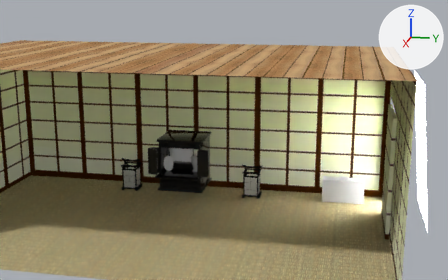
Two versions of the Blender file development/scenes/c02_v03.blend, one commit apart.
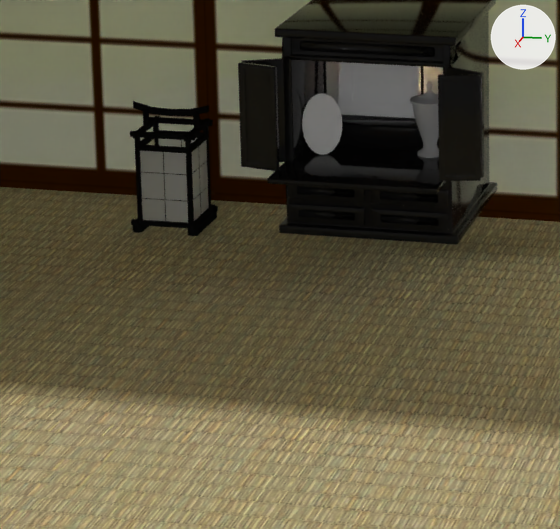
Each version is shown whole from a 50 mm lens placed at (7.63, 3.01, 4.02), pointed at (-3.71, 0.74, 1.18), then close up on the part from 20% to 51% of the width and 47% to 94% of the height. Every picture has the same lights, and +X, +Y and +Z are marked at upper right.

Names of what the first close-up shows: 'Cube_proxy', 'Japanese_Lamp_proxy.001', 'Urn03_proxy', 'altar_estrutura_proxy', 'altar_gavetas_proxy', 'altar_portas_proxy', 'quadro.001_proxy', 'quadro.002_proxy'.
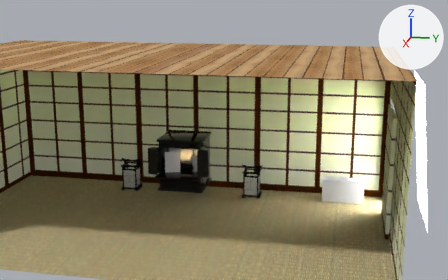
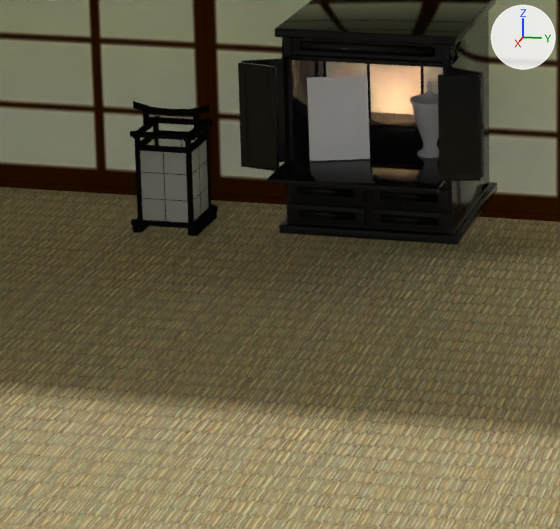
Diff of the bpy script that builds the scene:
```diff
--- a/development/scenes/c02_v03.blend.py
+++ b/development/scenes/c02_v03.blend.py
@@ me_cube_002 @@
 # used by ob_quadro_002_proxy; location = (-3.658, -0.074, 0.832); rotation_euler = (0.00054, -0.227, 0.0), in degrees (0, -13, 0); scale = (0.0106, 0.195, 0.107)
-me_cube_002.from_pydata(...)  # 24 vertices, 22 faces; spans x -1.0..1.0, y -1.0..1.0, z -0.97..1.65
+me_cube_002.from_pydata(...)  # 20 vertices, 18 faces; spans x -1.16..1.16, y -0.72..0.72, z -1.48..2.16
+# me_cube_002 part 1: the whole mesh is rebuilt
 me_cube_002.materials.append(mat_material)
@@ ob_quadro_001_proxy @@
-ob_quadro_001_proxy = bpy.data.objects.new('quadro.001_proxy', me_cylinder_001)
-ob_quadro_001_proxy.location = (-3.353, -0.268, 0.762)
-ob_quadro_001_proxy.rotation_euler = (0.0, 1.286, 0.294)  # degrees (0, 74, 17)
-ob_quadro_001_proxy.scale = (0.145, 0.0946, 0.0119)
@@ ob_quadro_002_proxy @@
 ob_quadro_002_proxy = bpy.data.objects.new('quadro.002_proxy', me_cube_002)
-ob_quadro_002_proxy.location = (-3.658, -0.074, 0.832)
-ob_quadro_002_proxy.rotation_euler = (0.00054, -0.227, 0.0)  # degrees (0, -13, 0)
+ob_quadro_002_proxy.location = (-3.277, -0.164, 0.777)
+ob_quadro_002_proxy.rotation_euler = (0.00054, -0.227, 0.337)  # degrees (0, -13, 19)
 ob_quadro_002_proxy.scale = (0.0106, 0.195, 0.107)
```

Location of each change, [x1, y1, x2, y2] in pixels of the close-ups (560 x 529 px):
'quadro.002_proxy', reshaped, moved, turned: before [338, 62, 419, 118]; after [307, 75, 370, 161]
'quadro.001_proxy', deleted: before [302, 93, 342, 155]
